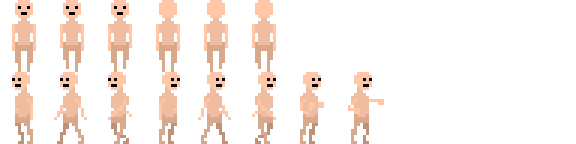
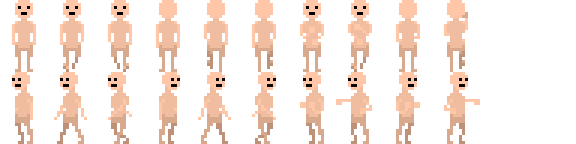
Revision of a layered w=576, h=144 image; what changed, layer by layer:
added layer "Layer 4" above "Layer 5" over [348, 0, 372, 72]
added layer "Layer 5" above "Layer 6" over [396, 0, 420, 72]
added layer "Layer 6" above "Layer 3" over [444, 0, 468, 72]
renamed "Layer 2" to "Layer 3", painted on it over [12, 0, 480, 144]
removed layer "Layer 1" over [12, 0, 324, 144]
